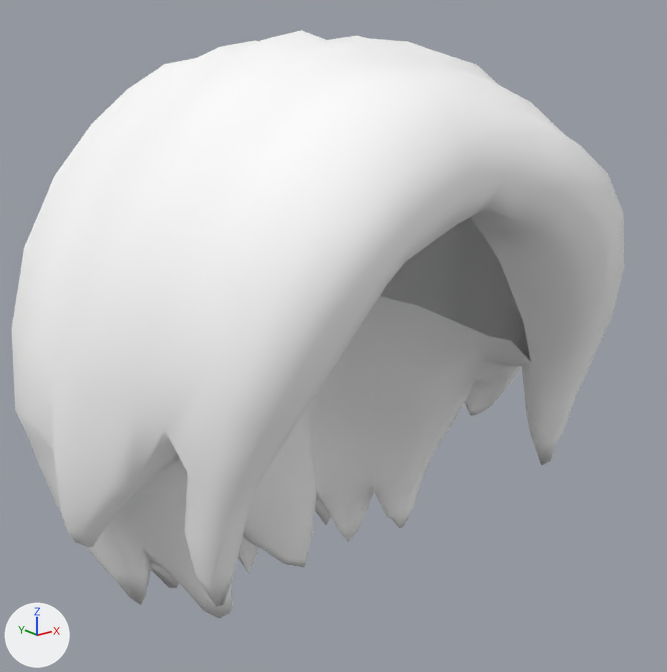
A saved change to the FBX model Assets/BoZo_StylizedModularCharacters/Outfits/Base/HairBack/Outfit_HairBack_Short/BSMC_Outfit_HairBack_Short.fbx.
The view is the same before and after, from a camera (50 mm lens) standing at (-0.224, -0.281, 0.219) and looking at (0.011, 0.012, 0.102). Every picture has the same lights, and +X, +Y and +Z are marked at lower left.

The first picture shows 'BSMC_Outfit_HairBack_Short'.
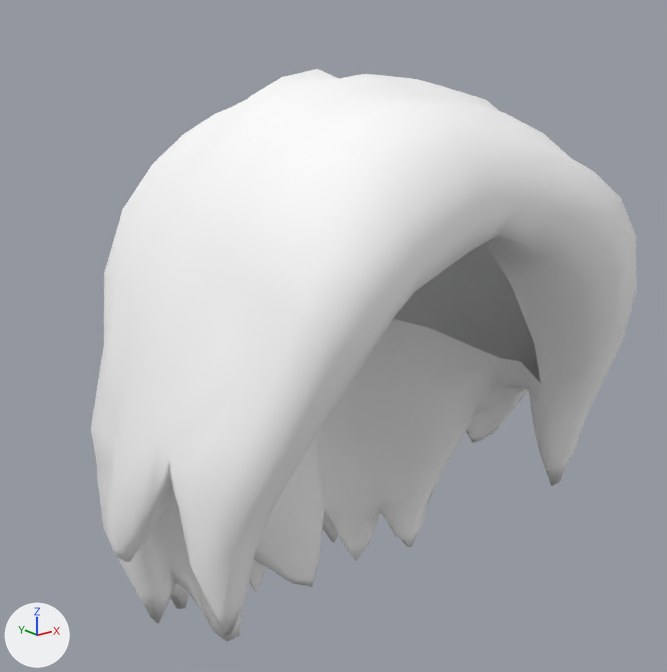
The newer file adds a shape key; the second version is drawn at full value of the shape key 'Tag_Helm' of 'HairBack_Short', and the change is written as the vertex moves it makes.

Where the change shows, as pixel boxes (x1, y1, x2, y2) in the pictures (667 x 672 px):
'BSMC_Outfit_HairBack_Short', reshaped, moved, turned, rescaled
    before: (12, 30, 625, 618)
    after: (91, 69, 637, 642)

The edits, one by one:
me_mesh is used by ob_bsmc_outfit_hairback_short; location (0.0, 0.0, 0.0); rotation (1.571, 0.0, 0.0), in degrees (90, 0, 0); scale (0.01, 0.01, 0.01).
me_mesh had 1018 vertices, 1019 faces and spanned x -11.7..11.8, y -3.1..22.5, z -13.1..9.1.
me_mesh now has 1018 vertices, 1019 faces and spans x -10.2..10.6, y -3.8..21.2, z -8.8..9.7.
me_mesh part 1: 1018 of 1018 vertices moved; they spanned x -11.7..11.8, y -3.1..22.5, z -13.1..9.1 and now span x -10.2..10.6, y -3.8..21.2, z -8.8..9.7; mean shift (0.0, -0.9, 1.2); largest move (2.5, 7.8, -12.9) -> (2.0, 7.0, -7.4).
In object 'BSMC_Outfit_HairBack_Short' (ob_bsmc_outfit_hairback_short), parent is now set to ob_hairback_short_001.
Object 'BSMC_Outfit_HairBack_Short' (ob_bsmc_outfit_hairback_short) turns from (90, 0, 0) to (0, 0, 0) degrees about x, y and z.
Object 'BSMC_Outfit_HairBack_Short' (ob_bsmc_outfit_hairback_short) is rescaled from (0.01, 0.01, 0.01) to (1.0, 1.0, 1.0).
Object 'HairBack_Short.001' (ob_hairback_short_001) is new.
Its location is (0.0, 0.0, 0.0).
Its rotation in degrees is (90, 0, 0).
Its scale is (0.01, 0.01, 0.01).
